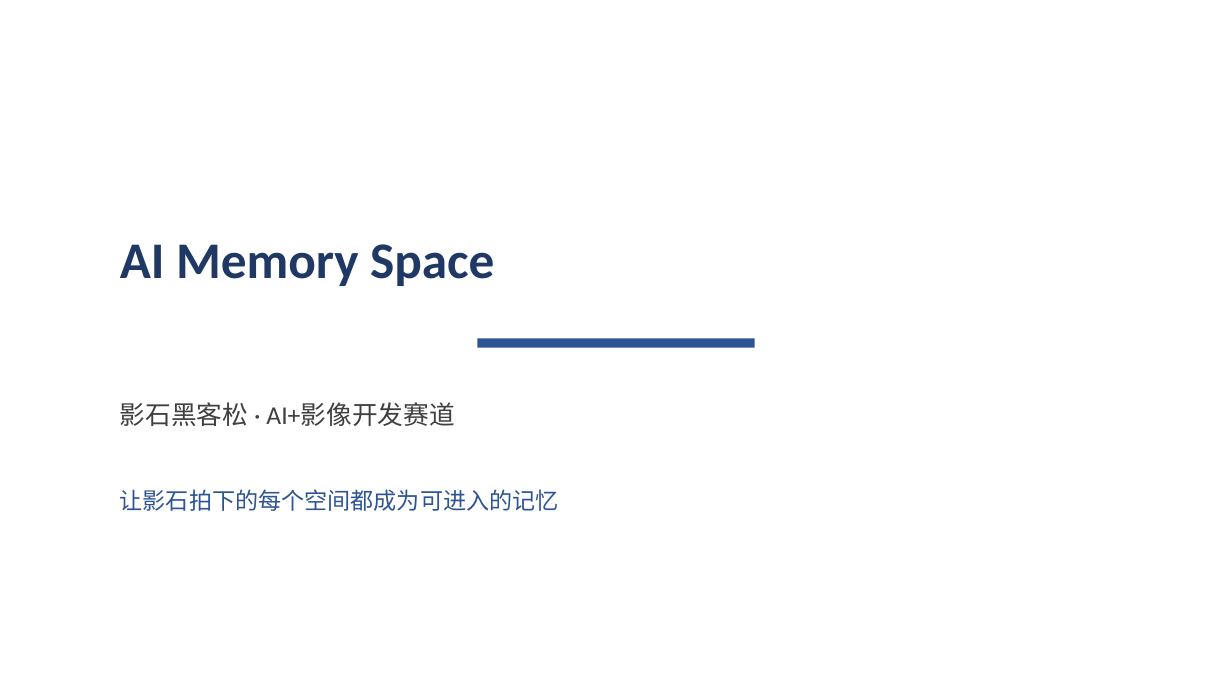
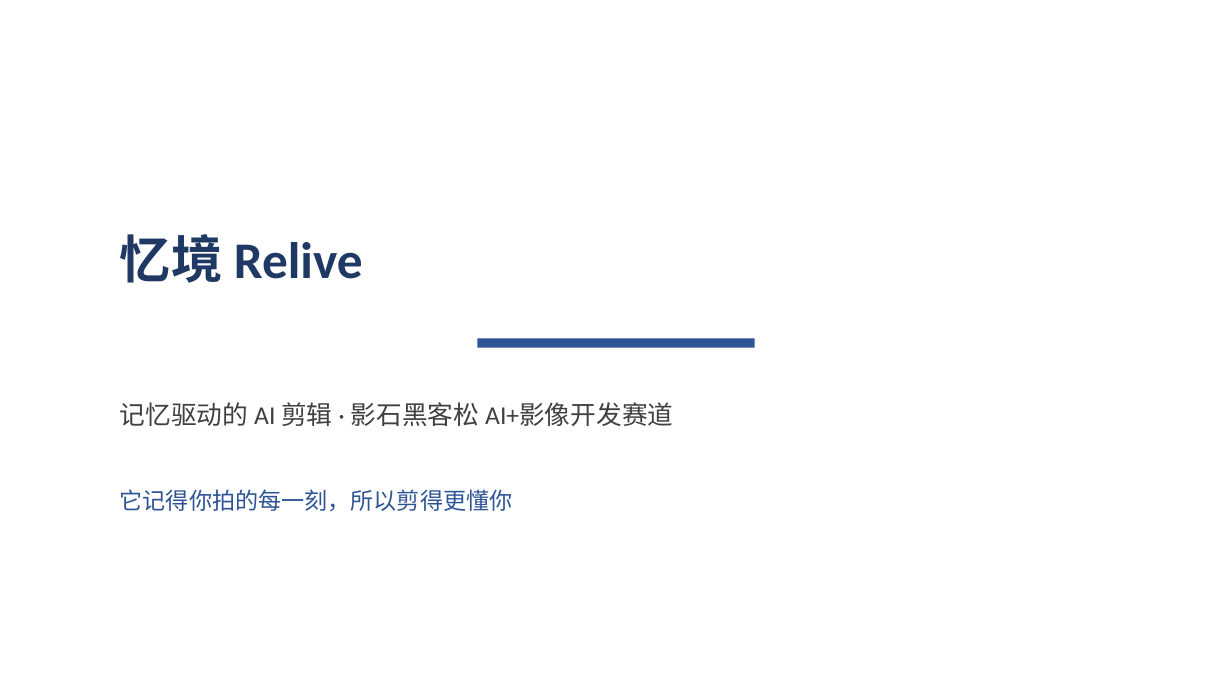
Before and after one commit to obtito/insta360-ai-memory-space, a slide deck: slide 1 of 影石黑客松_Pitch.pptx. Drawn at 1232x693 pixels with LibreOffice and Linux fonts; fonts in the diff are those of the drawing. Boxes give left, top, right and bottom in pixels: in the first picture for what was removed or moved away, otherwise in the second. Text is boxed around its words. In the diff, an @@ line names an element or a change of style, - is before the commit and + after.

Commit message:
Pitch deck 定稿：记忆驱动的 AI 剪辑（含北极星指标/项目重点/星系工作台）+ 忆境测试报告（test-ready 版）

```diff
--- a/影石黑客松_Pitch.pptx
+++ b/影石黑客松_Pitch.pptx
@@ text at (120, 234, 363, 283): text changed @@
-AI Memory Space
+忆境 Relive
@@ text at (120, 402, 673, 426): text changed @@
-影石黑客松 · AI+影像开发赛道
+记忆驱动的 AI 剪辑 · 影石黑客松 AI+影像开发赛道
@@ text at (120, 489, 513, 512): text changed @@
-让影石拍下的每个空间都成为可进入的记忆
+它记得你拍的每一刻，所以剪得更懂你
```
Also in this commit, not shown: 8 other slides changed, 2 slides added, 3 other files.
